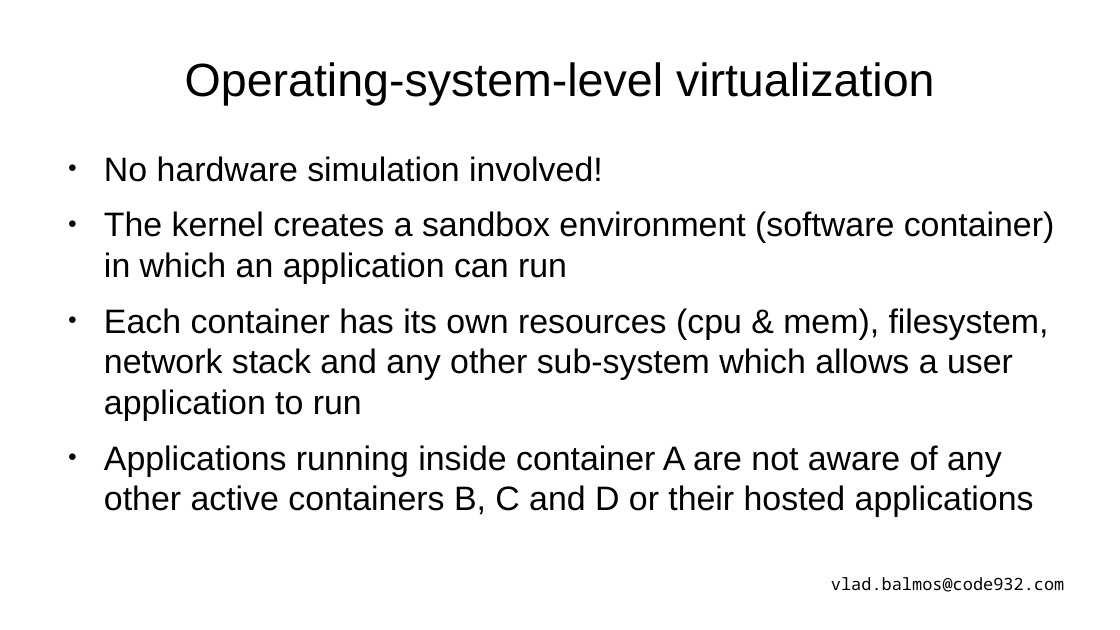
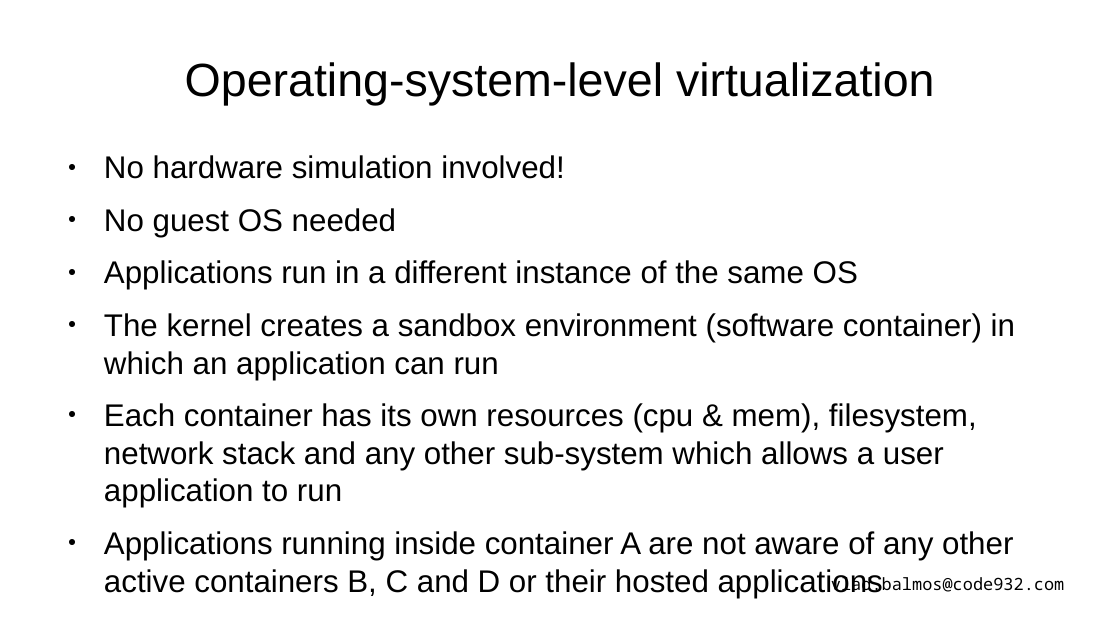
Before and after one commit to vladbalmos/docker-presentation, a slide deck: slide 7 of docker.odp. Drawn at 1120x630 pixels with LibreOffice and Linux fonts; fonts in the diff are those of the drawing. Boxes give left, top, right and bottom in pixels: in the first picture for what was removed or moved away, otherwise in the second. Text is boxed around its words. In the diff, an @@ line names an element or a change of style, - is before the commit and + after.

```diff
--- a/docker.odp
+++ b/docker.odp
@@ text at [104,155,1015,598]: size 24 to 22.2 pt in "No hardware simulation involved!", "The kernel creates a sandbox environment (software ...", "Each container has its own resources (cpu ...", "Applications running inside container A are not ..." @@
@@ text at [104,208,858,290]: paragraphs added @@
+● No guest OS needed
+● Applications run in a different instance of the same OS
```
Also in this commit, not shown: 5 other slides changed, 1 slide added, 1 other file.
